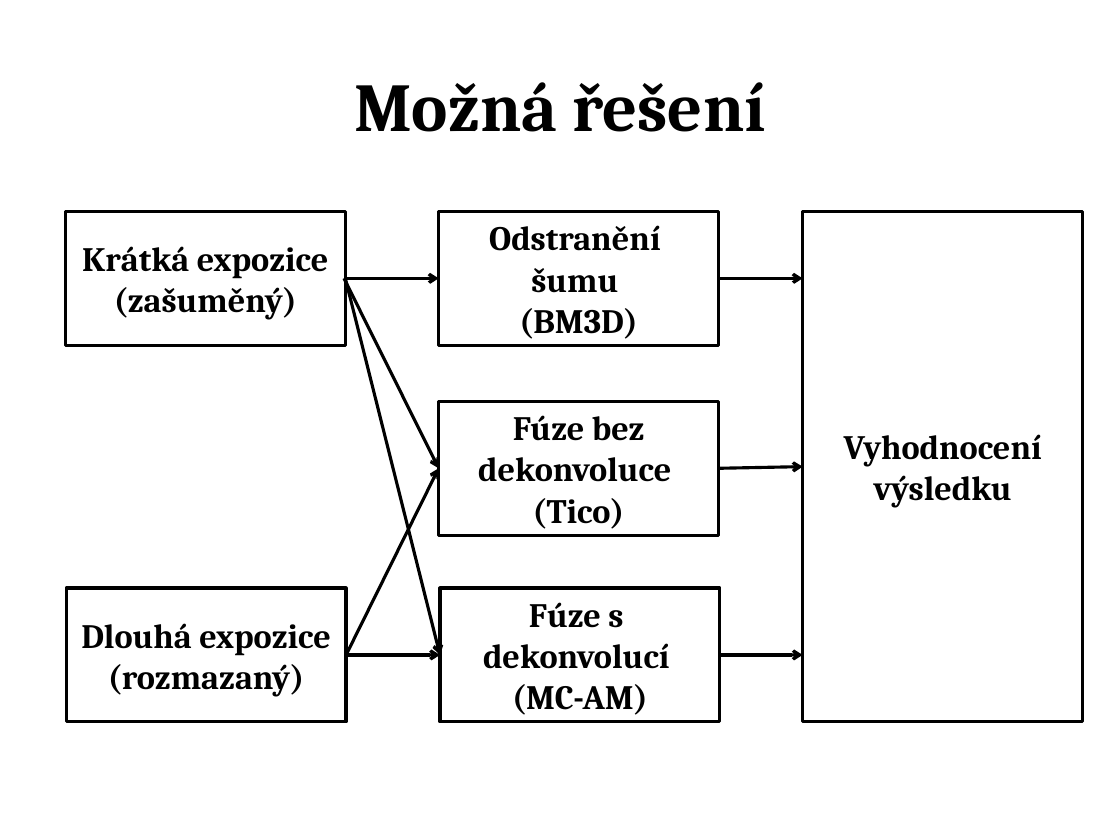
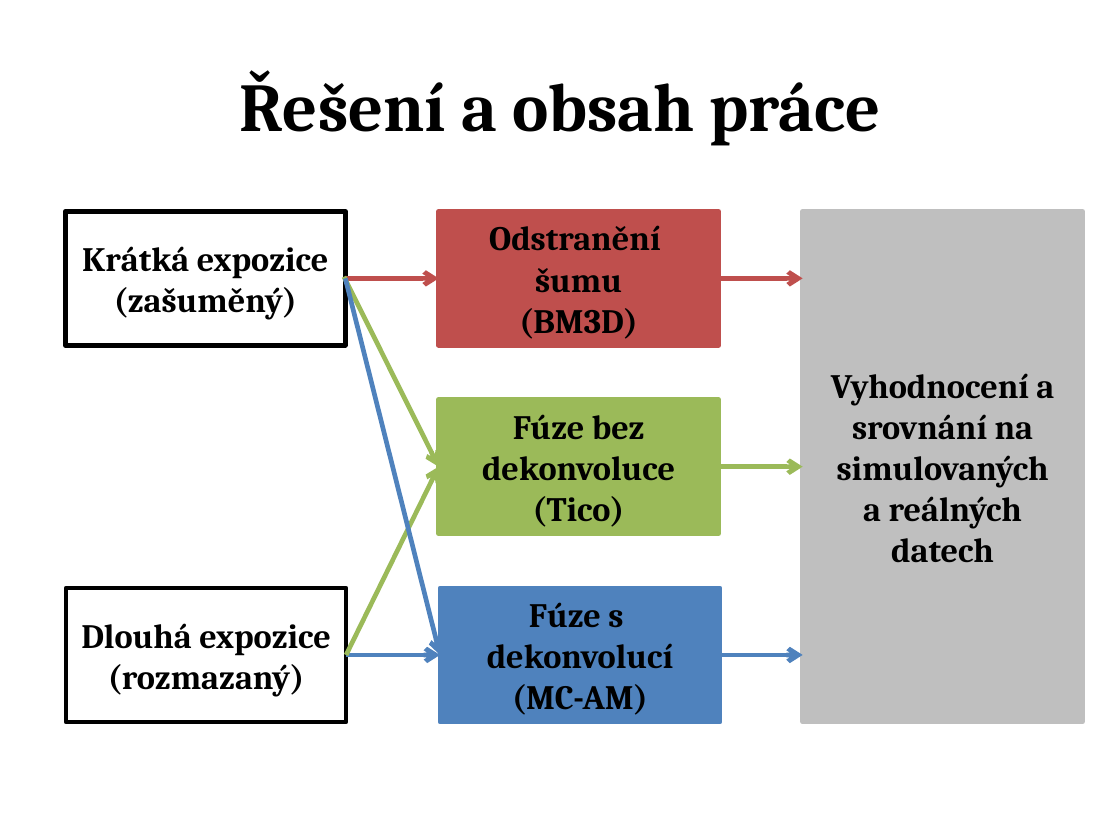
Before and after one commit to jozefsabo/Thesis, a slide deck: slide 4 of Docs/Jozef Sabo - Prezentace obhajoba.pptx (slide 6 before the commit). Drawn at 1120x840 pixels with LibreOffice and Linux fonts; fonts in the diff are those of the drawing. Boxes give left, top, right and bottom in pixels: in the first picture for what was removed or moved away, otherwise in the second. Text is boxed around its words. In the diff, an @@ line names an element or a change of style, - is before the commit and + after.

Commit message:
Presentation pre-final v. 0.95.

```diff
--- a/Docs/Jozef Sabo - Prezentace obhajoba.pptx
+++ b/Docs/Jozef Sabo - Prezentace obhajoba.pptx
@@ title at [239,70,881,146]: text changed @@
-Možná řešení
+Řešení a obsah práce
@@ rectangle "Krátká expozice (zašuměný)" at [65,212,345,346]: outline #000000 2 pt to #000000 3 pt @@
@@ rectangle "Odstranění" at [439,212,719,346]: fill #FFFFFF to #BF4F4D; outline #000000 2 pt to #BF4F4D 3 pt @@
@@ rectangle "Vyhodnocení a srovnání na simulovaných" at [803,212,1083,722]: fill #FFFFFF to #BFBFBF; outline #000000 2 pt to #BFBFBF 3 pt @@
@@ arrow (344, 277) - (439, 467): stroke #000000 2 pt to #9BBA59 3 pt @@
@@ arrow (345, 279) - (440, 655): stroke #000000 2 pt to #4F82BD 3 pt @@
@@ arrow (346, 279) - (439, 279): stroke #000000 2 pt to #BF4F4D 3 pt @@
@@ arrow (719, 279) - (803, 279): stroke #000000 2 pt to #BF4F4D 3 pt @@
@@ text in rectangle at [831,373,1054,563]: text changed @@
-Vyhodnocení výsledku
+Vyhodnocení a srovnání na simulovaných
+a reálných
+datech
@@ rectangle "Fúze bez dekonvoluce" at [439,400,719,534]: fill #FFFFFF to #9BBA59; outline #000000 2 pt to #9BBA59 3 pt @@
@@ arrow (346, 655) - (439, 467): stroke #000000 2 pt to #9BBA59 3 pt @@
@@ arrow (719, 467) - (803, 467): stroke #000000 2 pt to #9BBA59 3 pt @@
@@ rectangle "Dlouhá expozice (rozmazaný)" at [66,588,346,722]: outline #000000 2 pt to #000000 3 pt @@
@@ rectangle "Fúze s" at [440,588,720,722]: fill #FFFFFF to #4F82BD; outline #000000 2 pt to #4F82BD 3 pt @@
@@ arrow (346, 655) - (440, 655): stroke #000000 2 pt to #4F82BD 3 pt @@
@@ arrow (720, 655) - (803, 655): stroke #000000 2 pt to #4F82BD 3 pt @@
```
Also in this commit, not shown: 11 other slides changed, 4 slides added, 8 slides removed, 6 other files.
